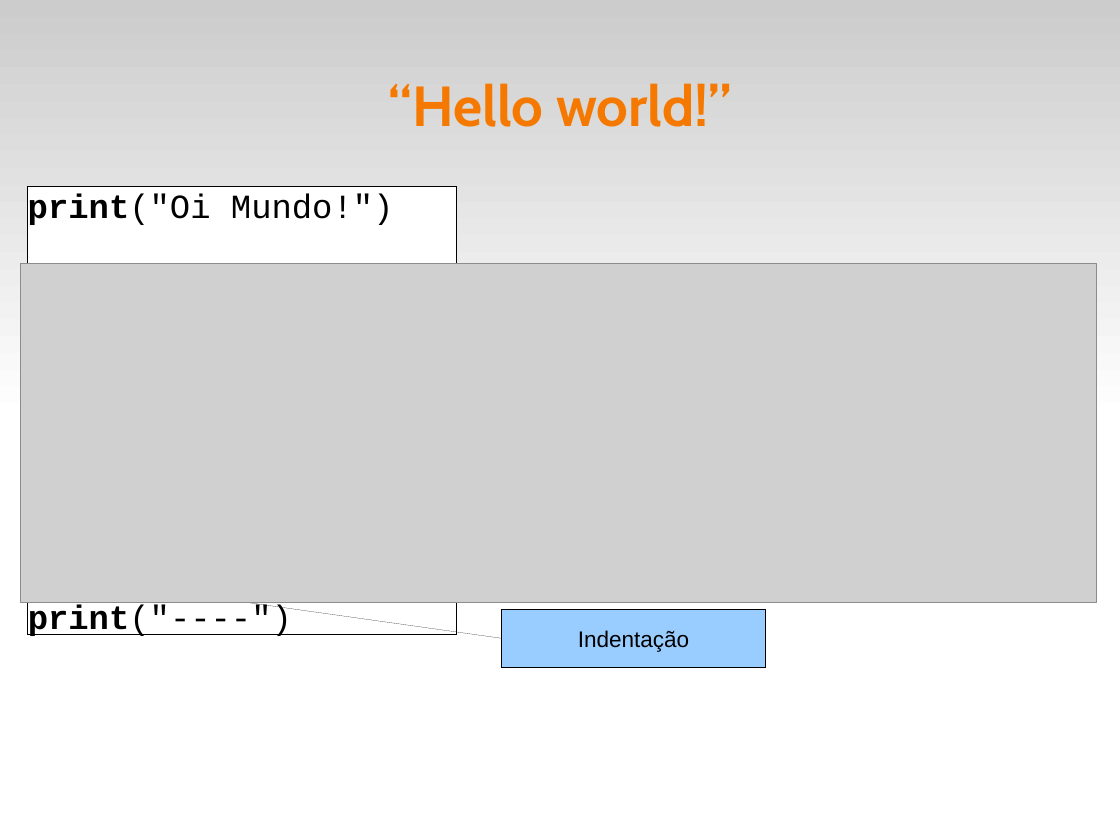
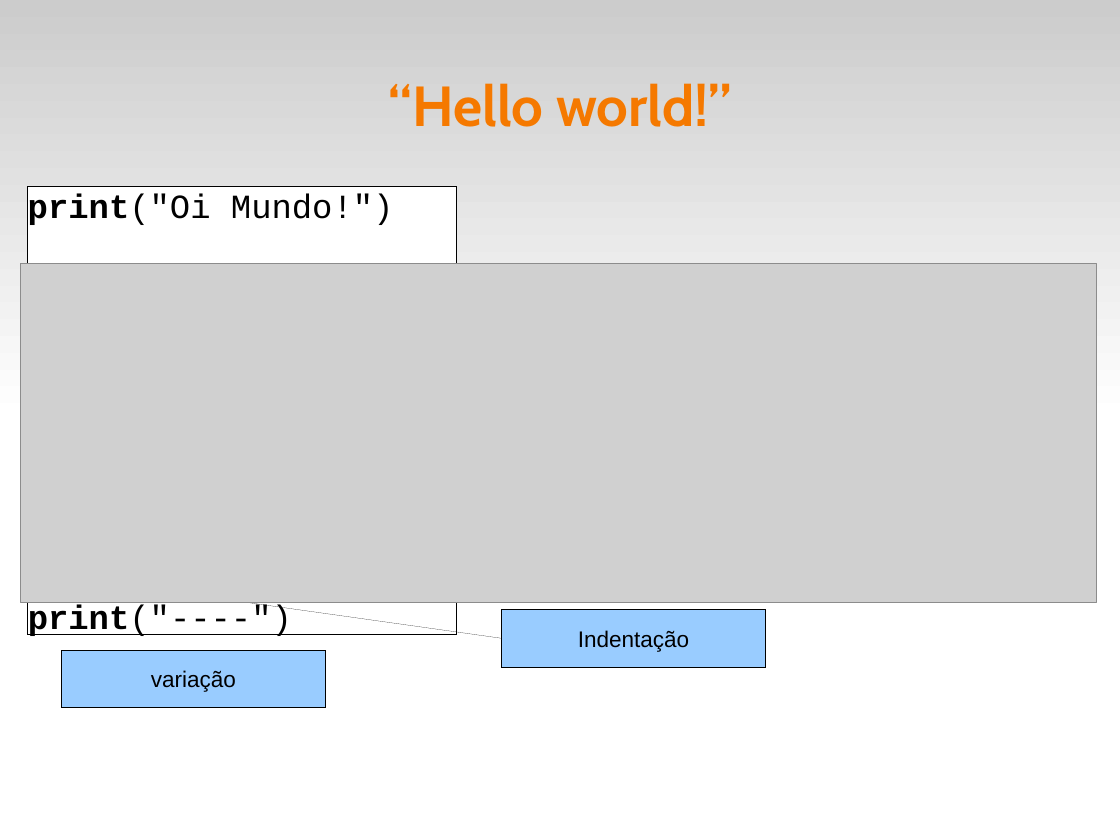
Before and after one commit to fsantanna-uerj/IPD, a slide deck: slide 3 of ipd.odp. Drawn at 1120x840 pixels with LibreOffice and Linux fonts; fonts in the diff are those of the drawing; grey boxes stand for pictures. Boxes give left, top, right and bottom in pixels: in the first picture for what was removed or moved away, otherwise in the second. Text is boxed around its words. In the diff, an @@ line names an element or a change of style, - is before the commit and + after.

```diff
--- a/ipd.odp
+++ b/ipd.odp
@@ rectangle added at box(62, 650, 326, 707), fill #99CCFF, outline #000000 0 pt, 16 pt, text #000000 @@
+variação
```
Also in this commit, not shown: 3 other slides changed, 2 other files.
